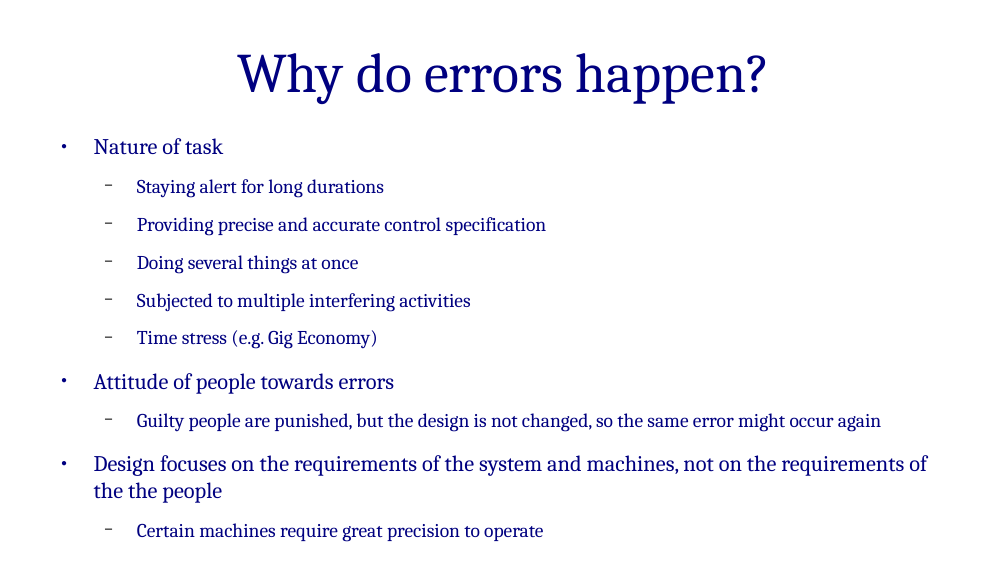
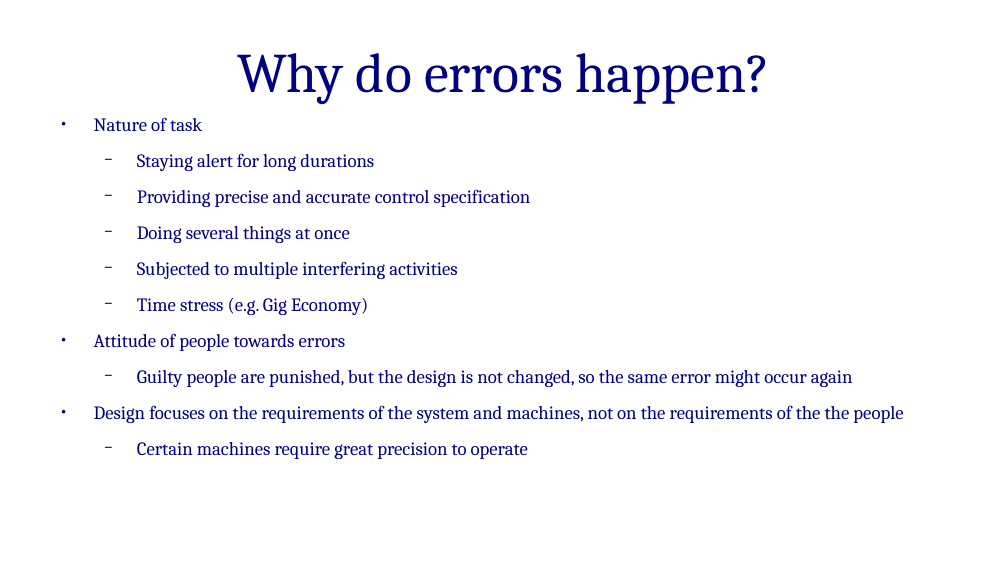
Before and after one commit to Rhythm07-Jain/Tutorials_4-1, a slide deck: slide 2 of HCI/errors.odp. Drawn at 1008x567 pixels with LibreOffice and Linux fonts; fonts in the diff are those of the drawing. Boxes give left, top, right and bottom in pixels: in the first picture for what was removed or moved away, otherwise in the second. Text is boxed around its words. In the diff, an @@ line names an element or a change of style, - is before the commit and + after.

```diff
--- a/HCI/errors.odp
+++ b/HCI/errors.odp
@@ text "Nature of task": place and size @@
-text "Nature of task" at box(94, 138, 927, 542)
+text "Nature of task" at box(94, 117, 903, 459)
@@ text "Nature of task" at box(94, 117, 903, 459): size 17.6 to 14.8 pt in "Nature of task", "Attitude of people towards errors", "Design focuses on the requirements of the ..."; size 15.4 to 14.8 pt in "Staying alert for long durations", "Providing precise and accurate control specification", "Doing several things at once", "Subjected to multiple interfering activities" and 3 more places; indent changed; line spacing 1 to 0.8; more space between paragraphs @@
```
Also in this commit, not shown: 27 other slides changed, 6 other files.
